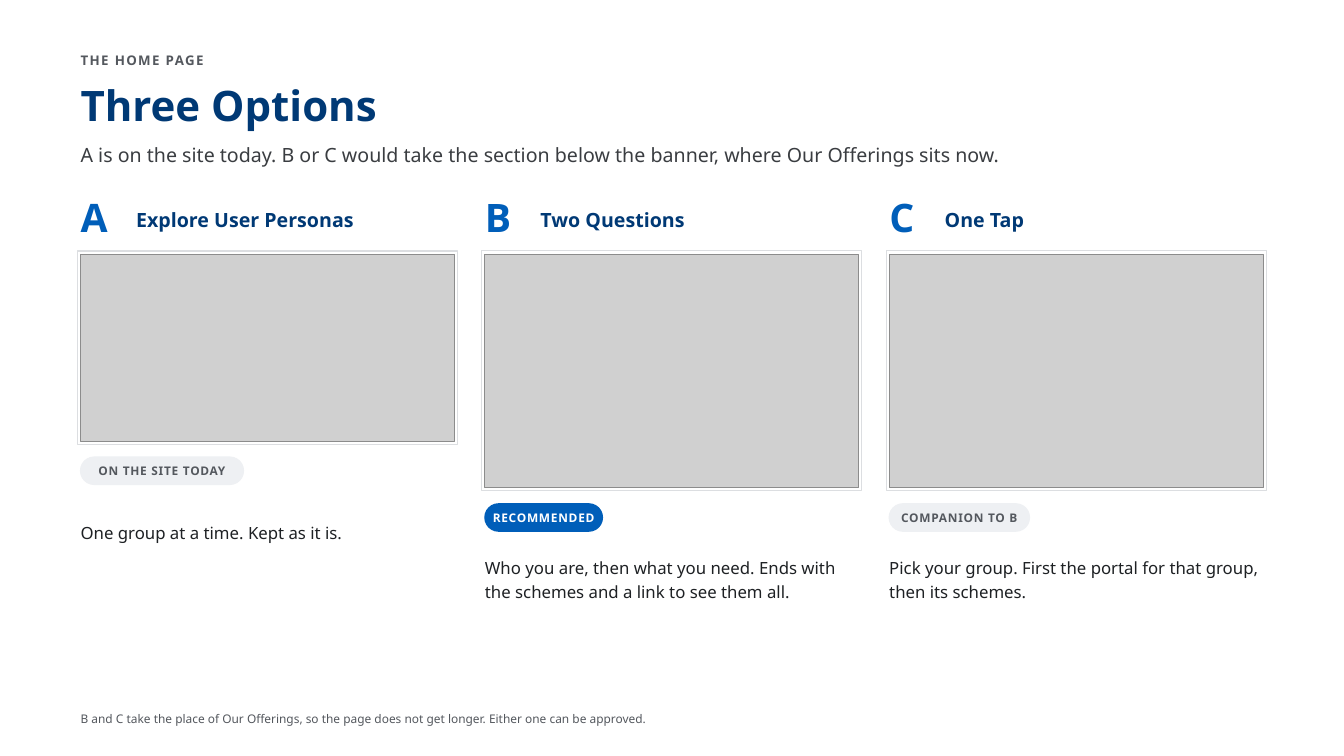
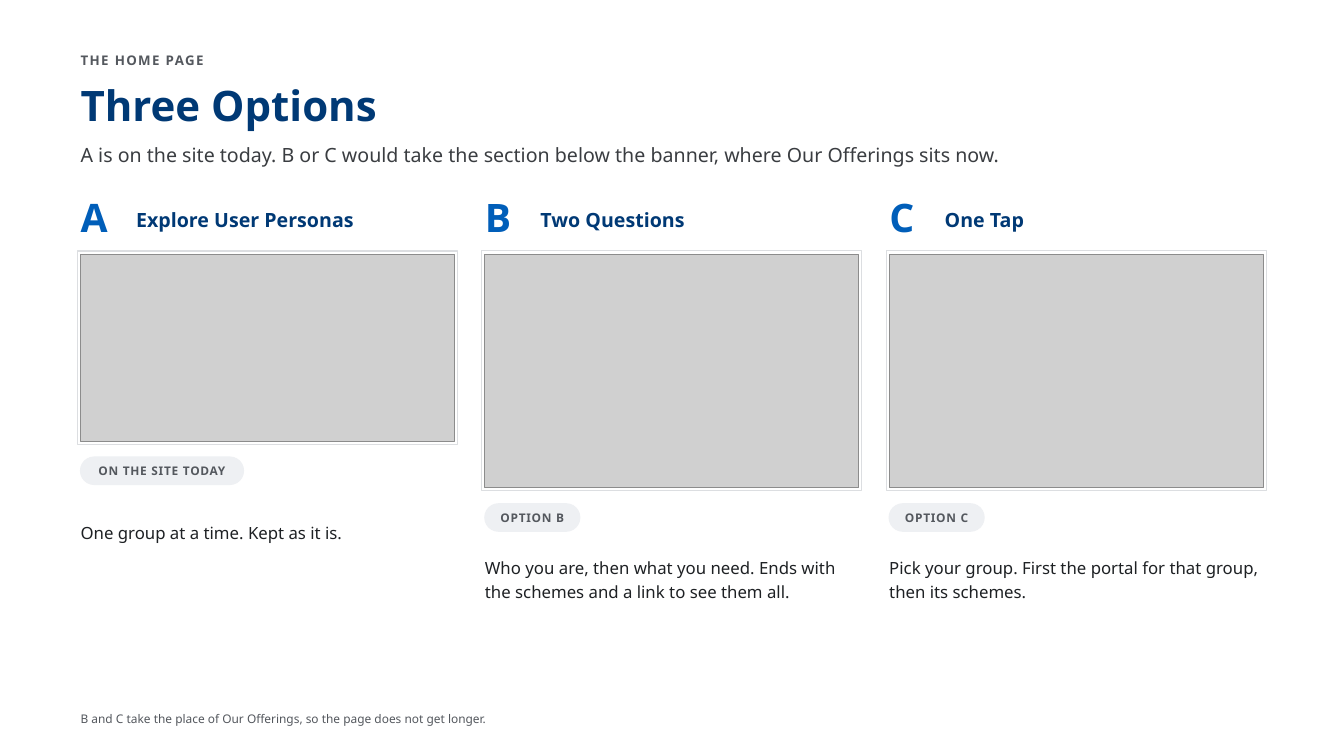
Before and after one commit to AkashShivanand/mosje, a slide deck: slide 3 of docs/plans/MoSJE-Service-Discovery-Options.pptx. Drawn at 1344x756 pixels with LibreOffice and Linux fonts; fonts in the diff are those of the drawing; grey boxes stand for pictures. Boxes give left, top, right and bottom in pixels: in the first picture for what was removed or moved away, otherwise in the second. Text is boxed around its words. In the diff, an @@ line names an element or a change of style, - is before the commit and + after.

Commit message:
feat(service-discovery): a summary that recommends nothing, the WIP Schemes layout, and the assistant on the real site
The deck loses Before Anything Is Built and Three Rules; the closing slide
lists the six options by part of the site and recommends none of them.
The Recommended pills are gone from every page.

Schemes page Option A follows the WIP frame 4759:155021 — search, a Kind
of Support dropdown and Reset above a persona rail that scrolls sideways
and never wraps, every tile the same width with a fixed label height —
and Option B's panel carries a face beside each target group. The
assistant now renders over the website's own home page components, and
its recording hides the demo dock and the accessibility widget.

myScheme's 85 entries for the Ministry are captured in the master and
reconciled to the records in the data-sources report's §9; nothing on a
screen comes from it. The audit's §5 records this pass.

```diff
--- a/docs/plans/MoSJE-Service-Discovery-Options.pptx
+++ b/docs/plans/MoSJE-Service-Discovery-Options.pptx
@@ rounded rectangle resized from (x1=485, y1=504, x2=603, y2=531) to (x1=485, y1=504, x2=580, y2=531) @@
@@ rounded rectangle at (x1=485, y1=504, x2=580, y2=531): fill #005EB9 to #EEF0F3; outline #005EB9 1 pt to #EEF0F3 1 pt @@
@@ rounded rectangle resized from (x1=889, y1=504, x2=1029, y2=531) to (x1=889, y1=504, x2=984, y2=531) @@
@@ text at (x1=500, y1=513, x2=564, y2=522): text changed; text colour #FFFFFF to #54585E @@
-RECOMMENDED
+OPTION B
@@ text at (x1=905, y1=513, x2=969, y2=522): text changed @@
-COMPANION TO B
+OPTION C
@@ text at (x1=81, y1=714, x2=486, y2=726): text changed @@
-B and C take the place of Our Offerings, so the page does not get longer. Either one can be approved.
+B and C take the place of Our Offerings, so the page does not get longer.
```
Also in this commit, not shown: 4 other slides changed, 1 slide added, 3 slides removed, 31 other files.
